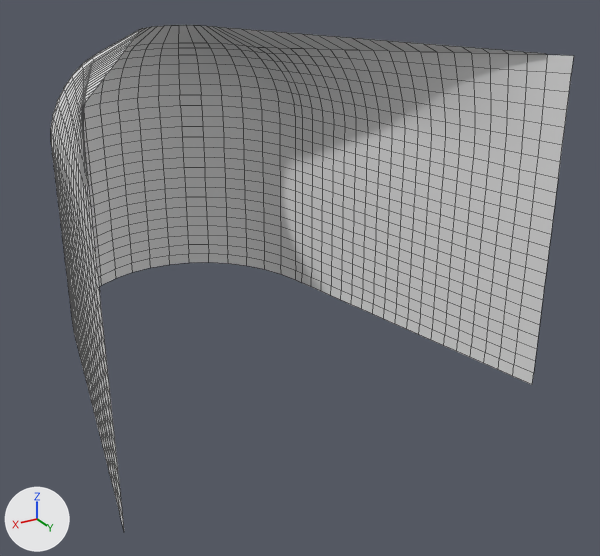
What one commit did to the FBX model Assets/Graph/_Chara/FX/FXMeshes.fbx.
Camera for both pictures: a camera (50 mm lens) standing at (2.65, 6.3, 2.16) and looking at (-0.41, 1.19, -0.39). The lights are fixed; the arrows at lower left show +X, +Y and +Z. Mesh edges are drawn as thin lines. Where no turn or scale is listed for an object, it has been applied to the vertices.

Script lines for the objects in view, before the commit:
```python
me_cylinder = bpy.data.meshes.new('Cylinder')
me_cylinder.from_pydata(...)  # 1373 vertices, 1294 faces; spans x -1.58..1.58, y -1.0..2.59, z -1.0..1.38
ob_sm_fx_getblasted = bpy.data.objects.new('SM_FX_GetBlasted', me_cylinder)
ob_sm_fx_getblasted.location = (0.0, 0.0, 0.0)
```
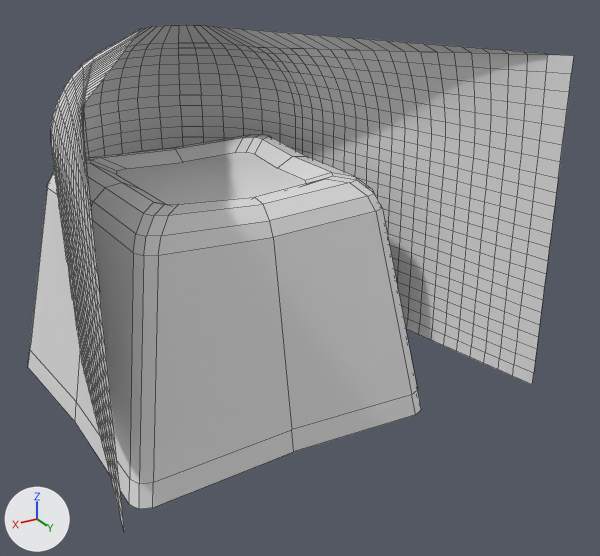
Where the change shows, as pixel boxes [x1, y1, x2, y2] in the pictures (600 x 556 px):
'SM_Key', added: after [28, 134, 421, 509]

Diff of the bpy script that builds the scene:
```diff
--- a/Assets/Graph/_Chara/FX/FXMeshes.fbx.py
+++ b/Assets/Graph/_Chara/FX/FXMeshes.fbx.py
@@ me_cube_001 @@
+me_cube_001.from_pydata(...)  # 112 vertices, 98 faces; spans x -1.37..1.37, y -0.73..1.81, z -1.54..0.39
@@ ob_sm_key @@
+ob_sm_key = bpy.data.objects.new('SM_Key', me_cube_001)
+ob_sm_key.location = (0.0, 0.0, 0.0)
```
